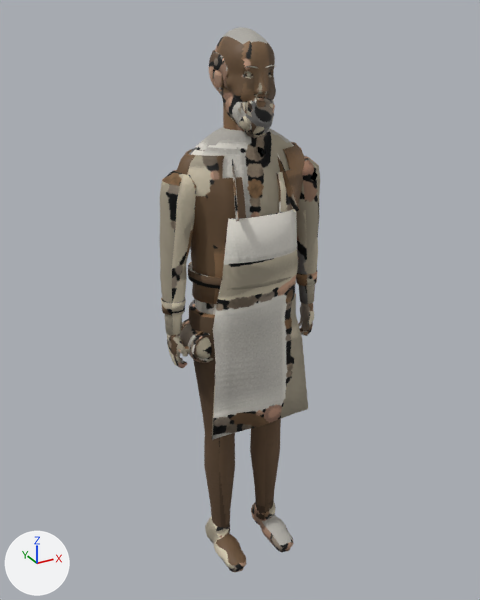
Before and after pictures for a commit that changed the Blender file models/src/npc-innkeeper.blend.
Camera for both pictures: a camera (50 mm lens) standing at (-0.965, -1.731, 1.849) and looking at (-0.003, 0.019, 0.974). Arrows for +X, +Y and +Z are at lower left; the lights stay in place. The first picture is the older version.

Script lines for the objects in view, before the commit:
```python
me_innkeeper_mesh = bpy.data.meshes.new('innkeeper_Mesh')
me_innkeeper_mesh.from_pydata(...)  # 8748 vertices, 11133 faces; spans x -0.28..0.28, y -0.17..0.13, z 0.0..1.8
me_innkeeper_mesh.polygons.foreach_set('use_smooth', [True] * 11133)
# faces by material slot: [5139, 2272, 192, 2012, 1052, 208, 160, 98]
me_innkeeper_mesh.materials.append(mat_innkeeper_skin)
me_innkeeper_mesh.materials.append(mat_innkeeper_hair)
me_innkeeper_mesh.materials.append(mat_innkeeper_eye)
me_innkeeper_mesh.materials.append(mat_innkeeper_cloth)
me_innkeeper_mesh.materials.append(mat_innkeeper_leather)
me_innkeeper_mesh.materials.append(mat_innkeeper_wood)
me_innkeeper_mesh.materials.append(mat_innkeeper_metal)
me_innkeeper_mesh.materials.append(mat_innkeeper_foam)
ob_npc_innkeeper = bpy.data.objects.new('NPC_Innkeeper', me_innkeeper_mesh)
ob_npc_innkeeper.location = (0.0, 0.0, 0.0)
```
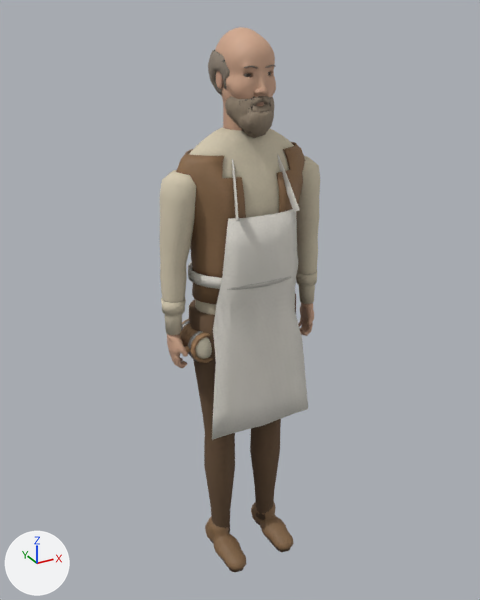
What differs and where, as boxes [x1, y1, x2, y2] in the pictures (480 x 600 px):
part 1 of me_innkeeper_mesh, reshaped: before [209, 52, 276, 135]; after [208, 52, 276, 135]
part 2 of me_innkeeper_mesh, surface changed (lighter): [159, 27, 320, 572] in both

The change in detail:
me_innkeeper_mesh is used by ob_npc_innkeeper; location (0.0, 0.0, 0.0).
me_innkeeper_mesh had 8748 vertices, 11133 faces and spanned x -0.28..0.28, y -0.17..0.13, z 0.0..1.8.
me_innkeeper_mesh now has 11780 vertices, 14707 faces and spans x -0.28..0.28, y -0.17..0.13, z 0.0..1.8.
me_innkeeper_mesh part 1: 315 vertices moved from x -0.08..0.08, y -0.1..0.13, z 1.52..1.74 to x -0.08..0.08, y -0.11..0.13, z 1.52..1.74; 215 vertices removed from x -0.08..0.08, y -0.11..0.12, z 1.52..1.74; 3247 vertices added at x -0.09..0.09, y -0.12..0.13, z 1.52..1.75.
me_innkeeper_mesh part 2: 8296 kept faces spanning x -0.28..0.28, y -0.17..0.13, z 0.0..1.8 get new texture (UV) coordinates.
